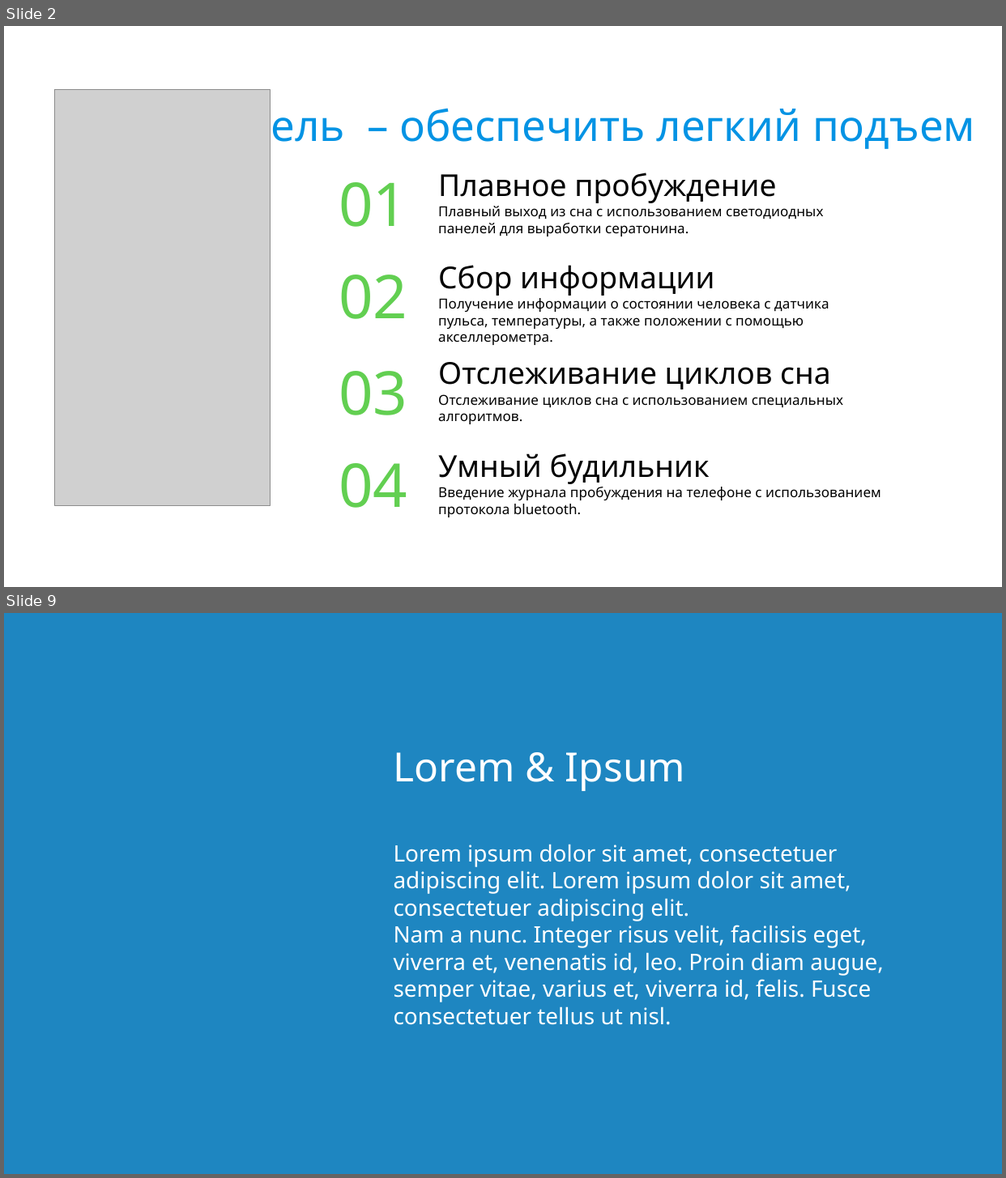
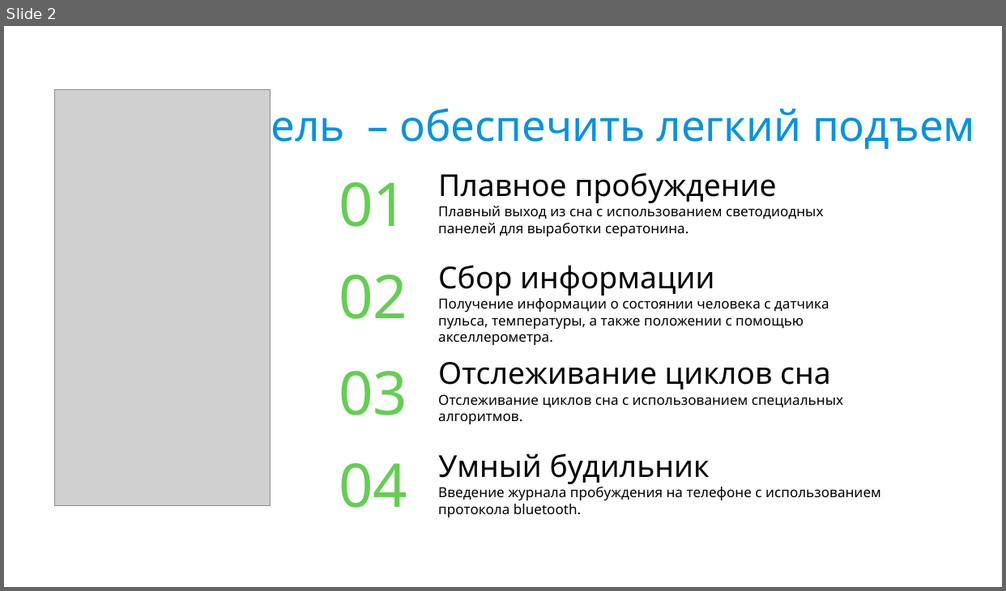
Before and after one commit to z0tedd/Lucid-Dreaming-Mask, a slide deck: Docs/Defenses/2/Untitled 1.odp. Shown one above the other, each under a label of ours: slides 2 and 9 before the commit, slide 2 after it; the slides between them are not shown. The pictures are 1006x1178 and 1006x591 pixels, drawn with LibreOffice and Linux fonts; fonts in the diff are those of the drawing; grey boxes stand for pictures; background and template pictures are left out. Boxes give left, top, right and bottom in pixels: in the first picture for what was removed or moved away, otherwise in the second. Text is boxed around its words. In the diff, an @@ line names an element or a change of style, - is before the commit and + after.

```diff
--- a/Docs/Defenses/2/Untitled 1.odp
+++ b/Docs/Defenses/2/Untitled 1.odp
@@ slide 9 removed at box(4, 613, 1002, 1174), background #1E86C1 @@
@@ text removed at box(394, 752, 685, 791) @@
-Lorem & Ipsum
@@ text removed at box(394, 844, 884, 1025) @@
-Lorem ipsum dolor sit amet, consectetuer adipiscing elit. Lorem ipsum dolor sit amet, consectetuer adipiscing elit.
-Nam a nunc. Integer risus velit, facilisis eget, viverra et, venenatis id, leo. Proin diam augue, semper vitae, varius et, viverra id, felis. Fusce consectetuer tellus ut nisl.
```
Also in this commit, not shown: 2 slides changed, 4 slides added, 6 other slides removed, 3 other files.
